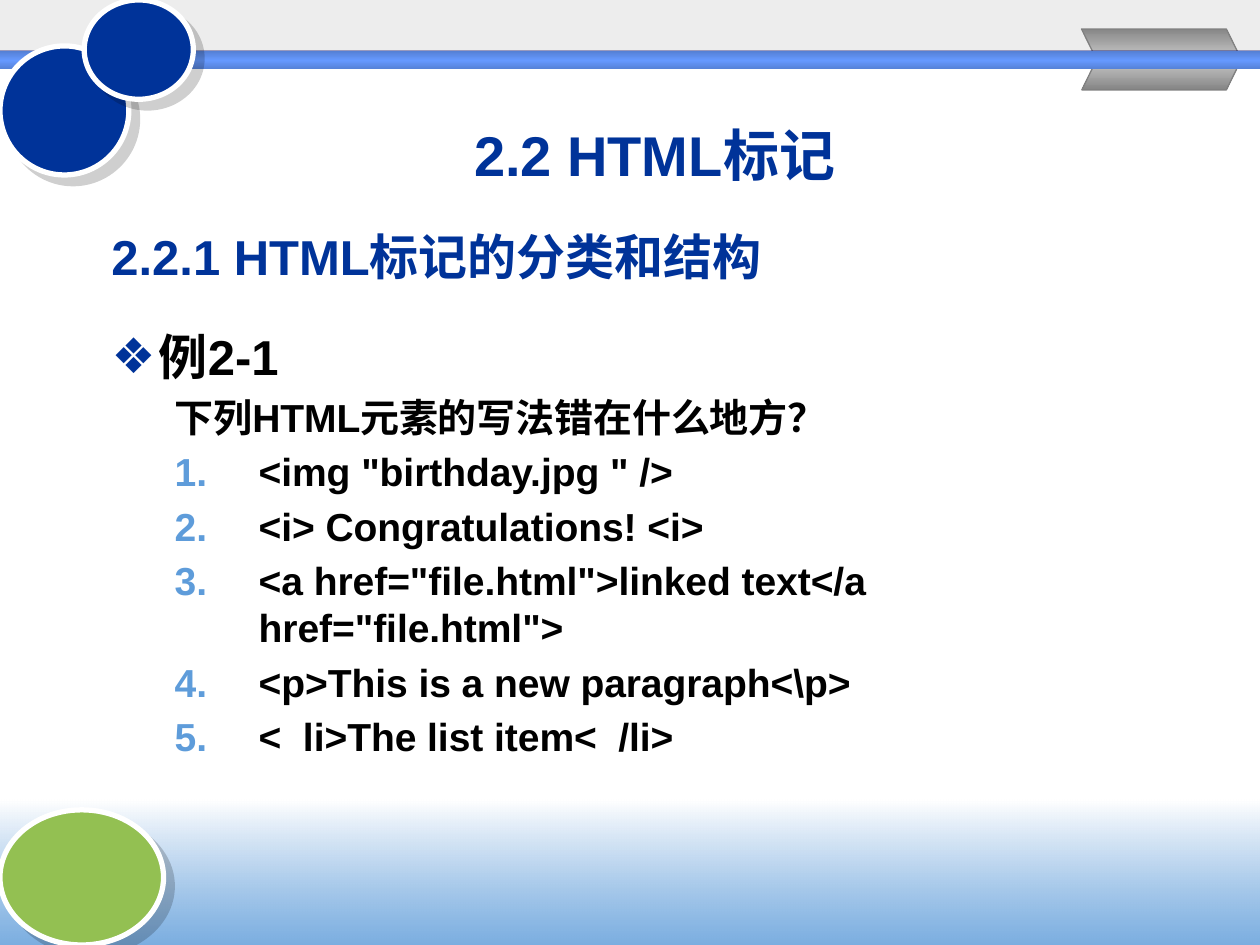
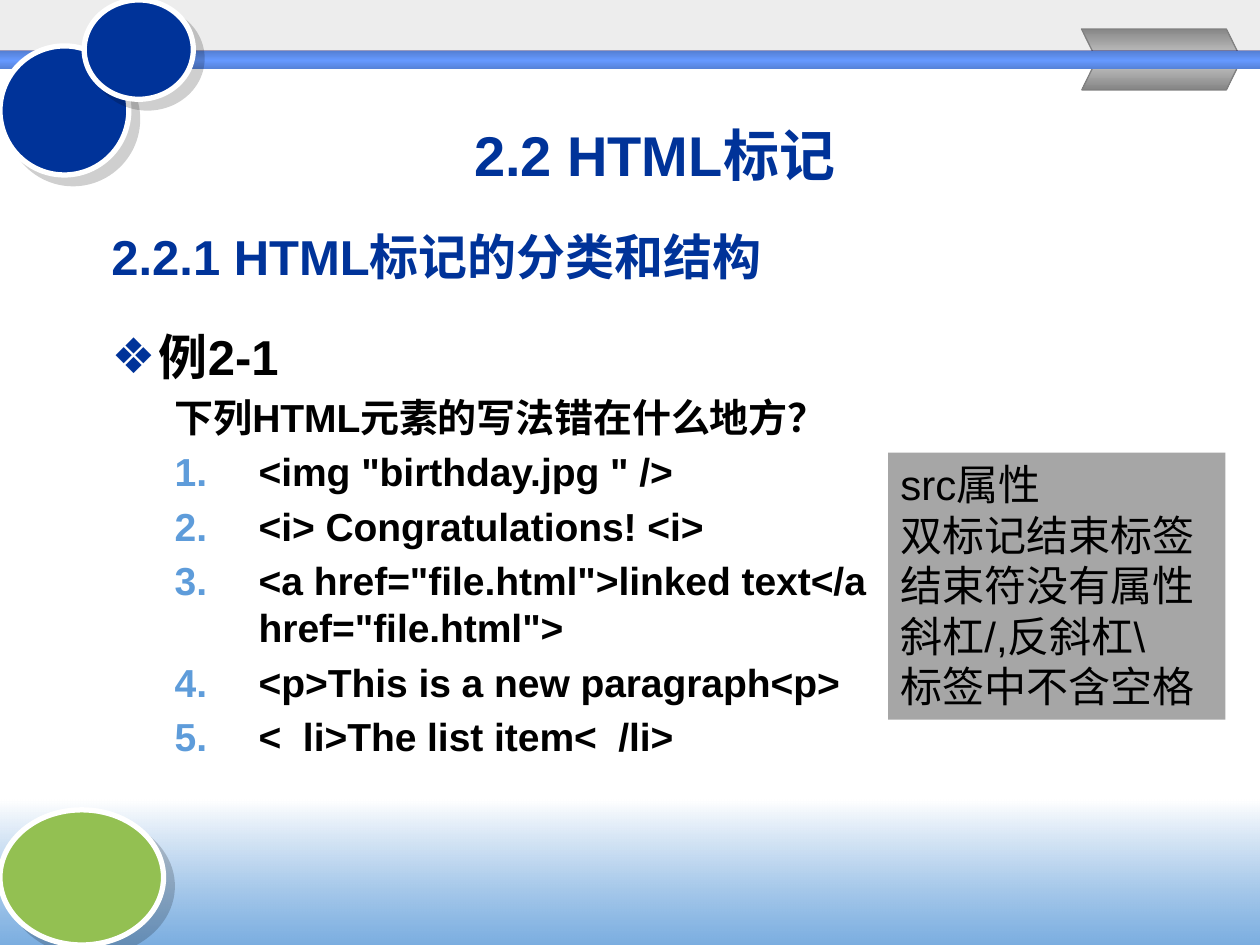
Before and after one commit to Chencao0928/Web-, a slide deck: slide 10 of chapter2/2HTML与CSS.pptx. Drawn at 1260x945 pixels with LibreOffice and Linux fonts; fonts in the diff are those of the drawing; background and template pictures are left out. Boxes give left, top, right and bottom in pixels: in the first picture for what was removed or moved away, otherwise in the second. Text is boxed around its words. In the diff, an @@ line names an element or a change of style, - is before the commit and + after.

```diff
--- a/chapter2/2HTML与CSS.pptx
+++ b/chapter2/2HTML与CSS.pptx
@@ rectangle added at box(888, 452, 1226, 719), fill #A6A6A6, 24 pt, text #000000 @@
+src属性
+双标记结束标签
+结束符没有属性
+斜杠/,反斜杠\
+标签中不含空格
@@ text at box(259, 668, 840, 705): text changed @@
-  4. <p>This is a new paragraph<\p>
+  4. <p>This is a new paragraph<p>
```
Also in this commit, not shown: 36 other slides changed, 7 slides removed, 4 other files.
